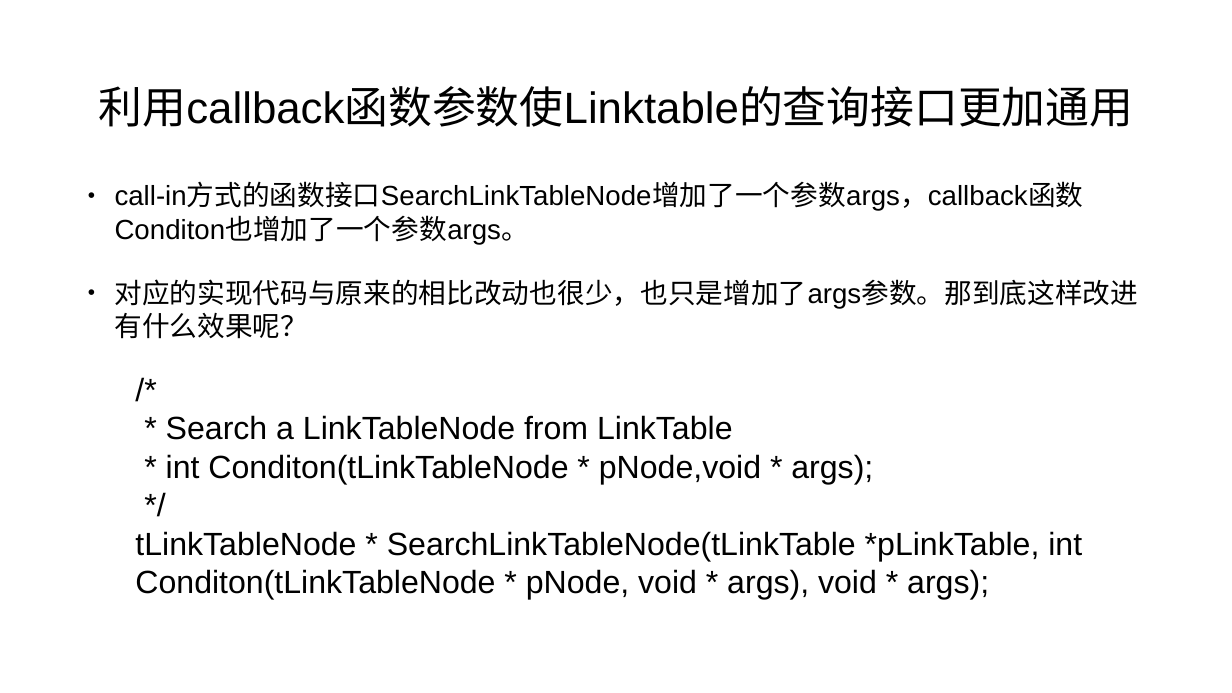
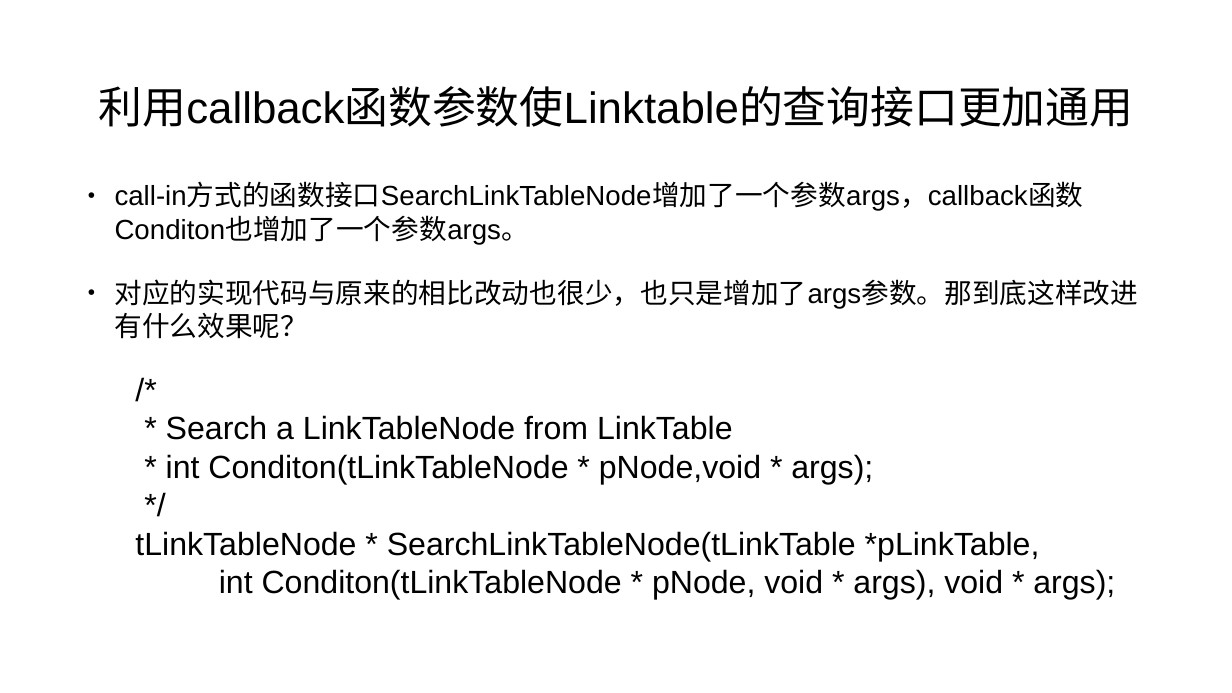
Before and after one commit to mengning/se, a slide deck: slide 84 of ppt/工程化编程实战——代码中的软件工程.pptx (slide 82 before the commit). Drawn at 1232x693 pixels with LibreOffice and Linux fonts; fonts in the diff are those of the drawing. Boxes give left, top, right and bottom in pixels: in the first picture for what was removed or moved away, otherwise in the second. Text is boxed around its words. In the diff, an @@ line names an element or a change of style, - is before the commit and + after.

```diff
--- a/ppt/工程化编程实战——代码中的软件工程.pptx
+++ b/ppt/工程化编程实战——代码中的软件工程.pptx
@@ text at box(135, 531, 1115, 600): text changed @@
-tLinkTableNode * SearchLinkTableNode(tLinkTable *pLinkTable, int Conditon(tLinkTableNode * pNode, void * args), void * args);
+tLinkTableNode * SearchLinkTableNode(tLinkTable *pLinkTable,
+int Conditon(tLinkTableNode * pNode, void * args), void * args);
```
Also in this commit, not shown: 19 other slides changed, 16 slides added, 1 other file.
